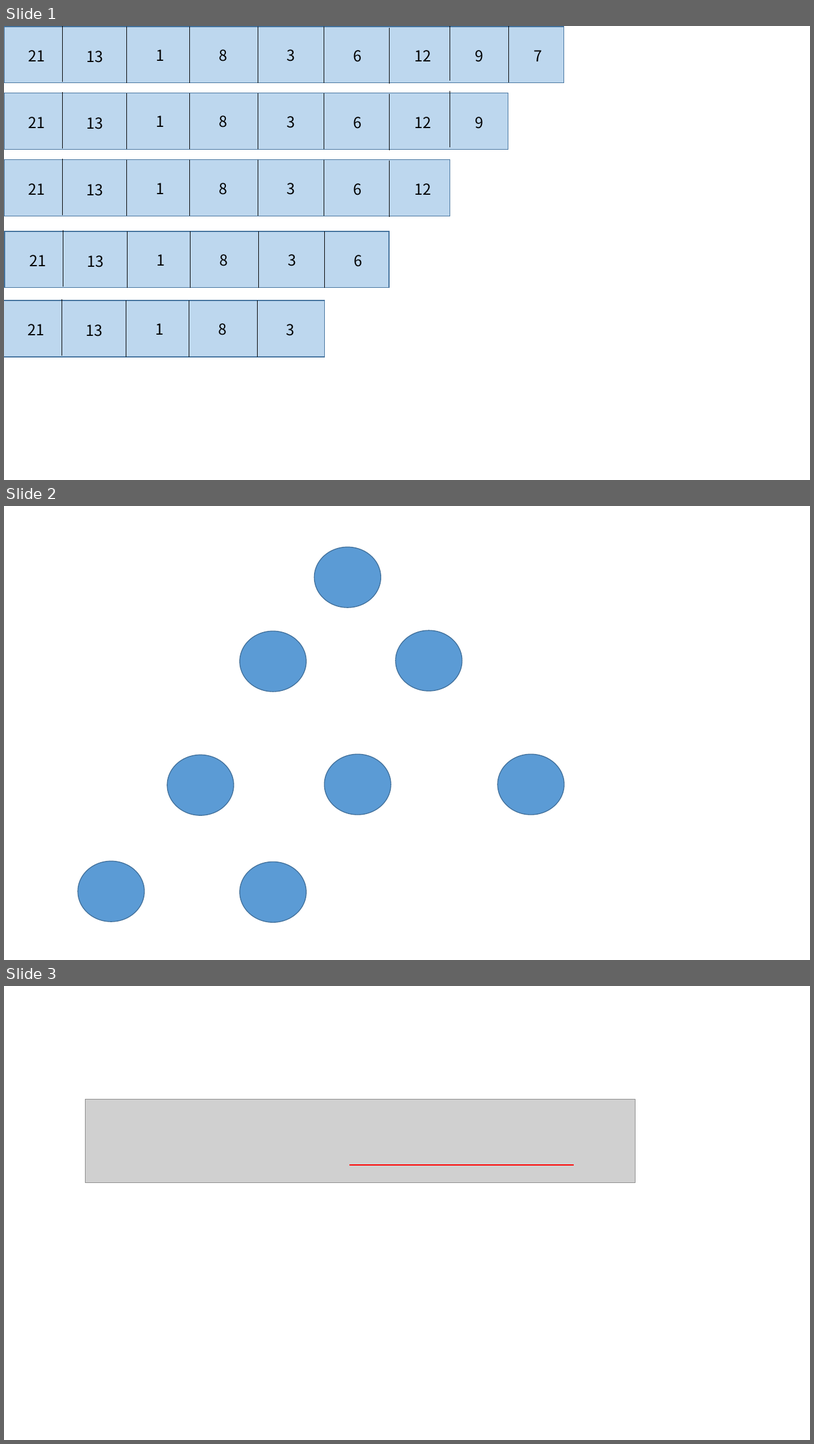
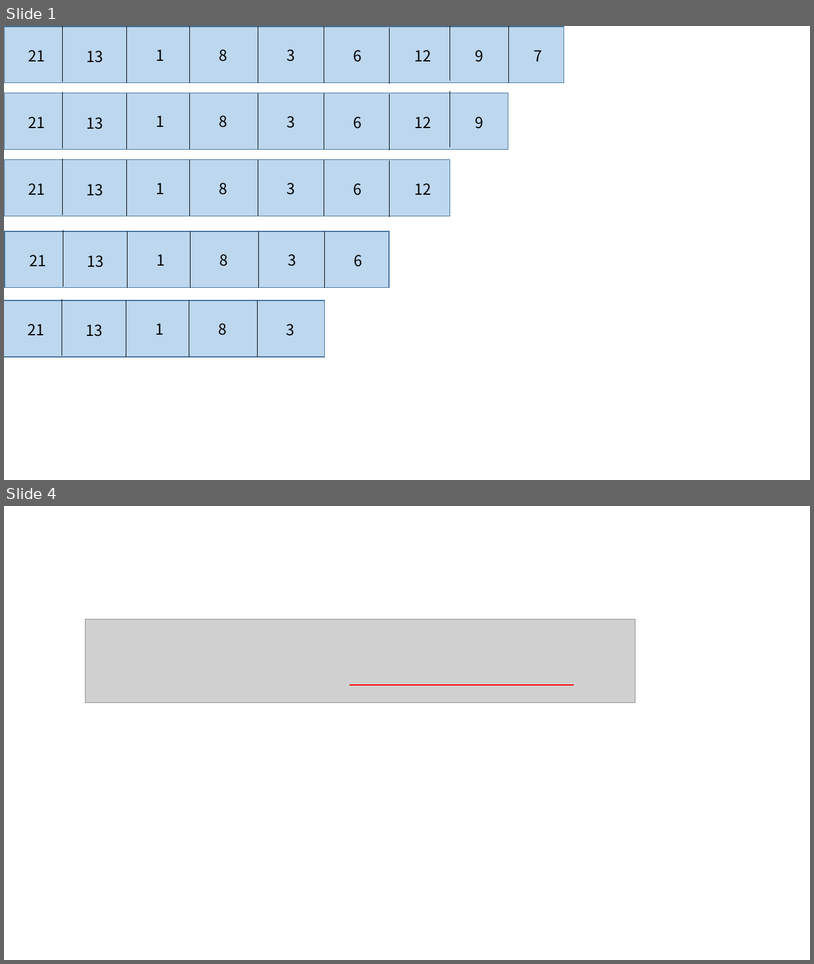
Before and after one commit to dhslrl321/TIL, a slide deck: Algorithm-이론/알고리즘 이론 학습 자료.pptx. Shown one above the other, each under a label of ours: slides 1, 2 and 3 before the commit, slides 1 and 4 after it; the slides between them are not shown. The pictures are 814x1444 and 814x964 pixels, drawn with LibreOffice and Linux fonts; fonts in the diff are those of the drawing; grey boxes stand for pictures. Boxes give left, top, right and bottom in pixels: in the first picture for what was removed or moved away, otherwise in the second. Text is boxed around its words. In the diff, an @@ line names an element or a change of style, - is before the commit and + after.

Commit message:
PPT

```diff
--- a/Algorithm-이론/알고리즘 이론 학습 자료.pptx
+++ b/Algorithm-이론/알고리즘 이론 학습 자료.pptx
@@ slide 2 removed at <box>4,506,810,960</box>, background #FFFFFF @@
@@ ellipse removed at <box>314,547,381,607</box> @@
@@ ellipse removed at <box>240,631,306,692</box> @@
@@ ellipse removed at <box>396,631,462,691</box> @@
@@ ellipse removed at <box>167,754,234,815</box> @@
@@ ellipse removed at <box>324,754,391,814</box> @@
@@ ellipse removed at <box>498,754,565,814</box> @@
@@ ellipse removed at <box>78,861,144,922</box> @@
@@ ellipse removed at <box>240,862,306,922</box> @@
@@ what was slide 3 is now slide 4 @@
```
Also in this commit, not shown: 2 slides added, 12 other files.
